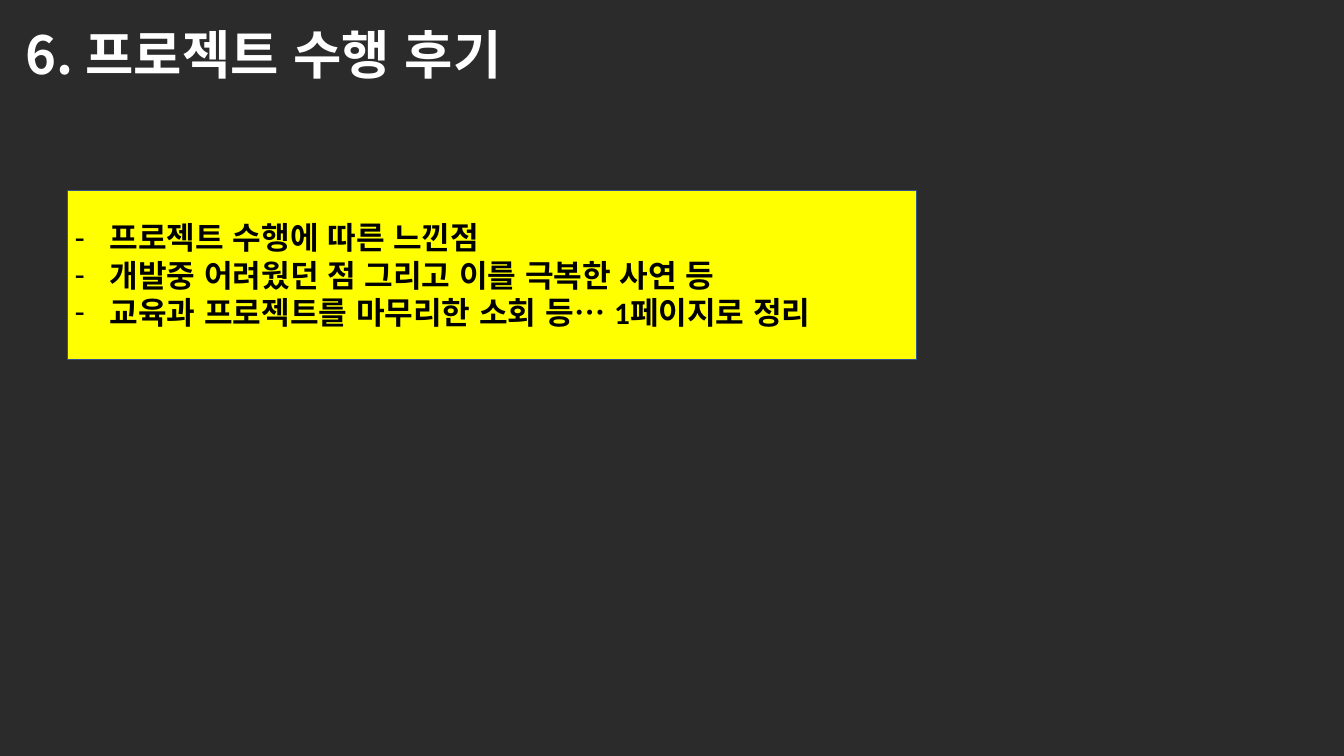
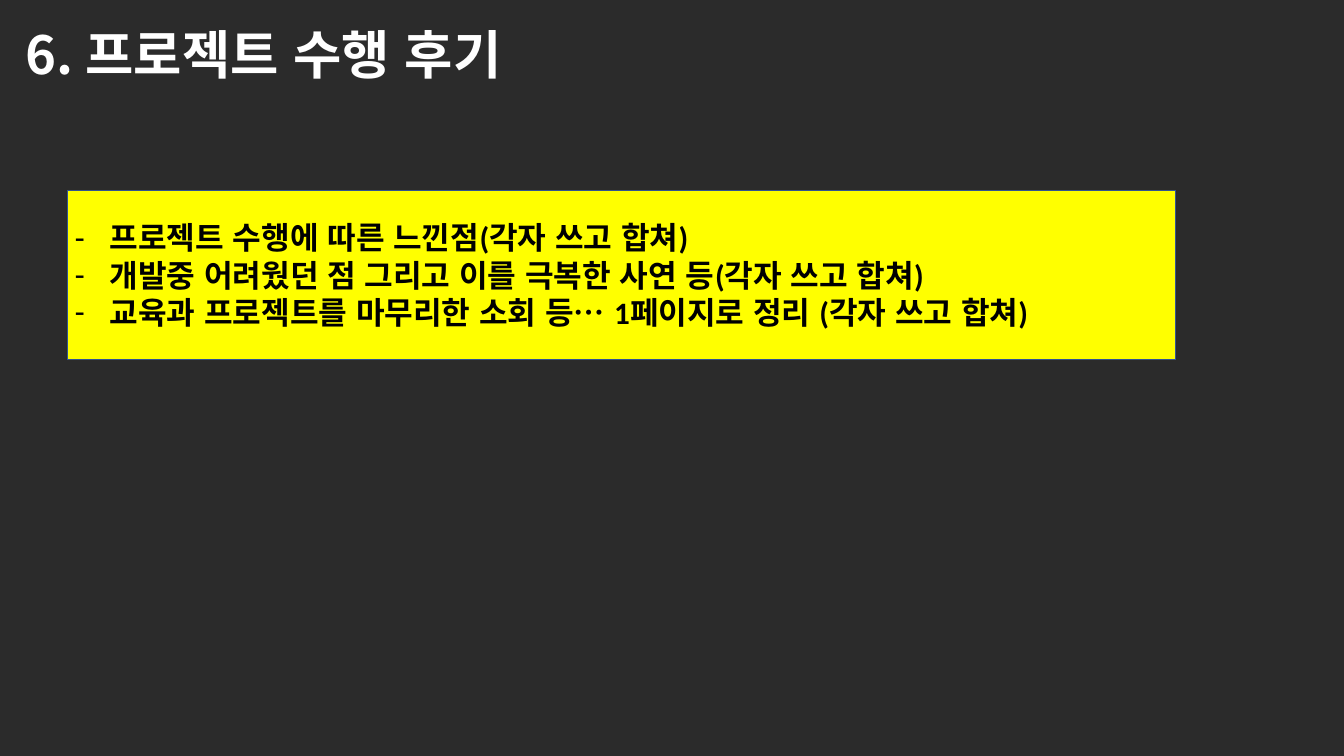
Before and after one commit to plat320/SWBootCamp7, a slide deck: slide 8 of 부트캠프_07기_RTOS_1팀(김정진, 김소연, 심훈, 이성훈)_최종보고서.pptx. Drawn at 1344x756 pixels with LibreOffice and Linux fonts; fonts in the diff are those of the drawing; background and template pictures are left out; a plain dark background stands for a picture behind light text. Boxes give left, top, right and bottom in pixels: in the first picture for what was removed or moved away, otherwise in the second. Text is boxed around its words. In the diff, an @@ line names an element or a change of style, - is before the commit and + after.

```diff
--- a/부트캠프_07기_RTOS_1팀(김정진, 김소연, 심훈, 이성훈)_최종보고서.pptx
+++ b/부트캠프_07기_RTOS_1팀(김정진, 김소연, 심훈, 이성훈)_최종보고서.pptx
@@ rectangle "프로젝트 수행에 따른 느낀점(각자 쓰고 ...": place and size @@
-rectangle "프로젝트 수행에 따른 느낀점(각자 쓰고 ..." at <box>68,190,917,359</box>
+rectangle "프로젝트 수행에 따른 느낀점(각자 쓰고 ..." at <box>68,190,1175,359</box>
@@ text in rectangle at <box>110,222,1028,329</box>: text changed @@
-– 프로젝트 수행에 따른 느낀점
-– 개발중 어려웠던 점 그리고 이를 극복한 사연 등
-– 교육과 프로젝트를 마무리한 소회 등… 1페이지로 정리
+– 프로젝트 수행에 따른 느낀점(각자 쓰고 합쳐)
+– 개발중 어려웠던 점 그리고 이를 극복한 사연 등(각자 쓰고 합쳐)
+– 교육과 프로젝트를 마무리한 소회 등… 1페이지로 정리 (각자 쓰고 합쳐)
```
Also in this commit, not shown: 6 other slides changed, 15 other files.
